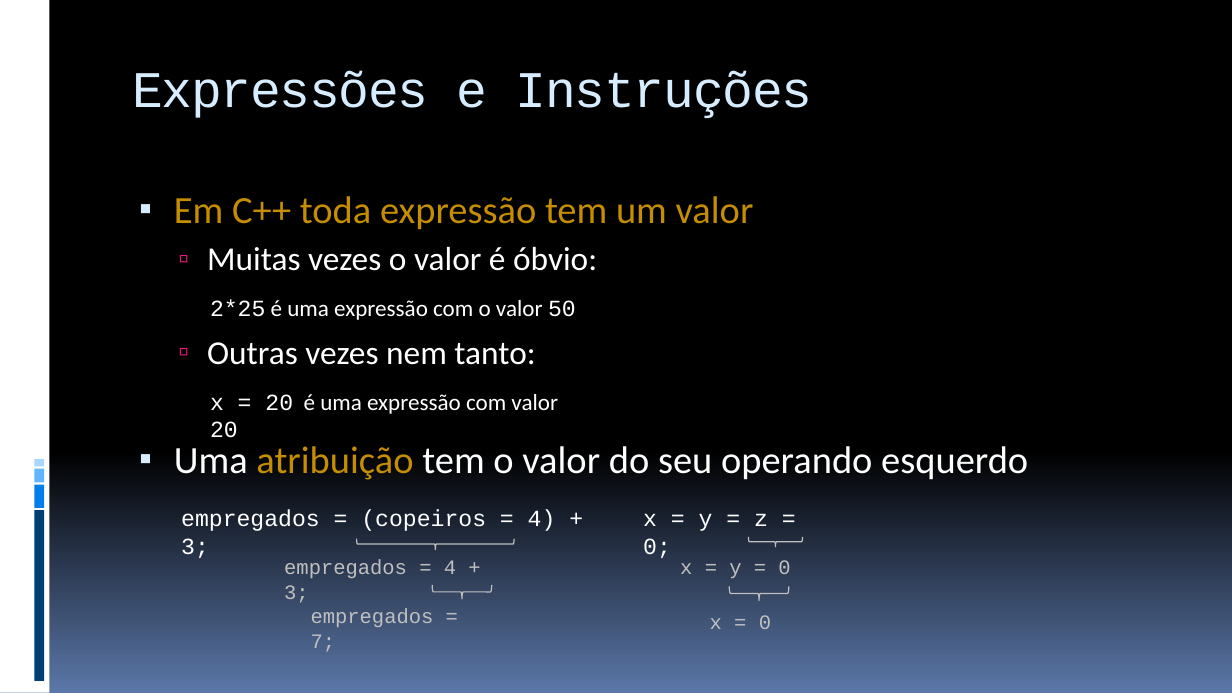
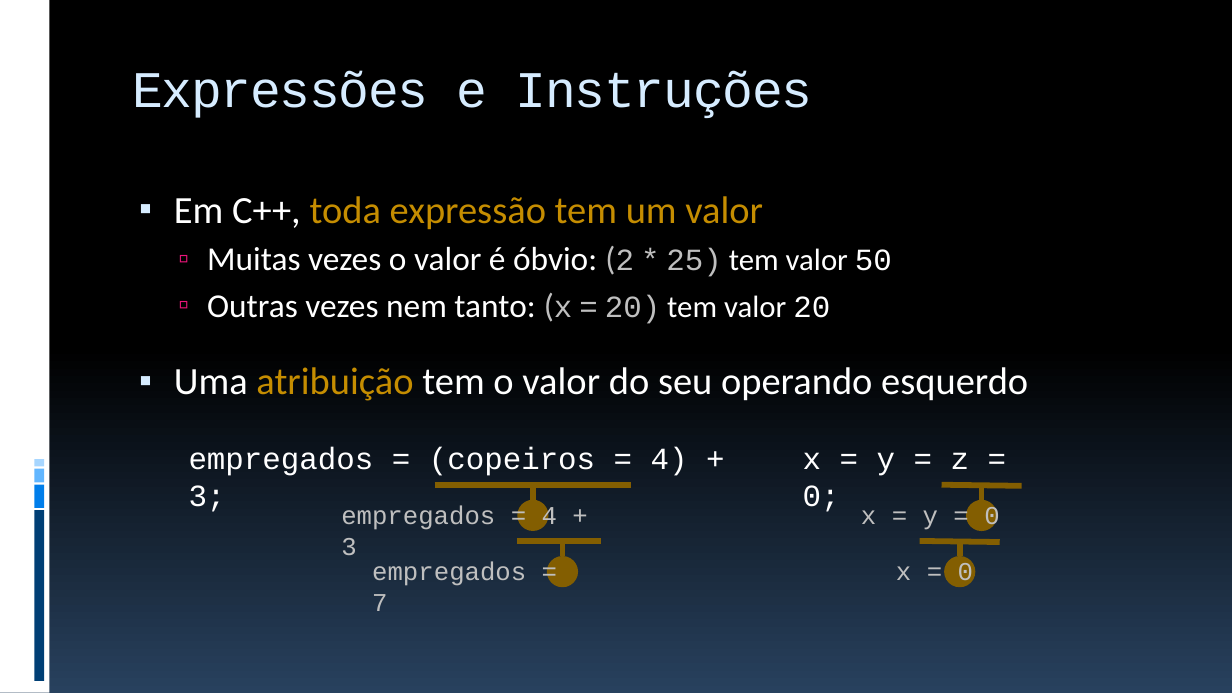
Before and after one commit to JudsonSS/ProgComp, a slide deck: slide 17 of Slides/16. Laço de Repetição For.pptx (slide 16 before the commit). Drawn at 1232x693 pixels with LibreOffice and Linux fonts; fonts in the diff are those of the drawing. Boxes give left, top, right and bottom in pixels: in the first picture for what was removed or moved away, otherwise in the second. Text is boxed around its words. In the diff, an @@ line names an element or a change of style, - is before the commit and + after.

```diff
--- a/Slides/16. Laço de Repetição For.pptx
+++ b/Slides/16. Laço de Repetição For.pptx
@@ background gradient #000000 to #5B77A8 to gradient #000000 to #28415E @@
@@ text at <box>174,196,892,324</box>: text changed @@
-▪ Em C++ toda expressão tem um valor
-  ▫ Muitas vezes o valor é óbvio:
-  ▫ Outras vezes nem tanto:
+▪ Em C++, toda expressão tem um valor
+  ▫ Muitas vezes o valor é óbvio: (2 * 25) tem valor 50
+  ▫ Outras vezes nem tanto: (x = 20) tem valor 20
@@ text removed at <box>210,299,576,320</box> @@
-2*25 é uma expressão com o valor 50
@@ text removed at <box>210,394,558,438</box> @@
-x = 20 é uma expressão com valor 20
@@ text "empregados = (copeiros = 4) ...": place and size @@
-text "empregados = (copeiros = 4) ..." at <box>181,510,556,558</box>
+text "empregados = (copeiros = 4) ..." at <box>189,446,688,512</box>
@@ text "empregados = (copeiros = 4) ..." at <box>189,446,688,512</box>: size 18 to 24 pt @@
@@ text "x = y = z ..." at <box>803,452,969,512</box>: size 18 to 24 pt @@
@@ text "x = y = z ...": place and size @@
-text "x = y = z ..." at <box>643,513,768,558</box>
+text "x = y = z ..." at <box>803,452,969,512</box>
@@ text at <box>341,505,557,555</box>: text changed; size 16 to 20 pt @@
-empregados = 4 + 3;
+empregados = 4 + 3
@@ text "x = y = 0" at <box>861,505,999,532</box>: size 16 to 20 pt @@
@@ text "x = y = 0": place and size @@
-text "x = y = 0" at <box>680,560,790,578</box>
+text "x = y = 0" at <box>861,505,999,532</box>
@@ text at <box>372,561,526,611</box>: text changed; size 16 to 20 pt @@
-empregados = 7;
+empregados = 7
@@ group added at <box>434,485,631,588</box>: 4 lines, 2 ellipses @@
@@ text "x = 0": place and size @@
-text "x = 0" at <box>710,615,771,629</box>
+text "x = 0" at <box>896,561,973,588</box>
@@ text "x = 0" at <box>896,561,973,588</box>: size 16 to 20 pt @@
@@ group added at <box>920,485,1022,588</box>: 4 lines, 2 ellipses @@
@@ group removed at <box>356,537,803,600</box>: 4 right braces @@
```
Also in this commit, not shown: 28 other slides changed, 1 slide added, 12 other files.
